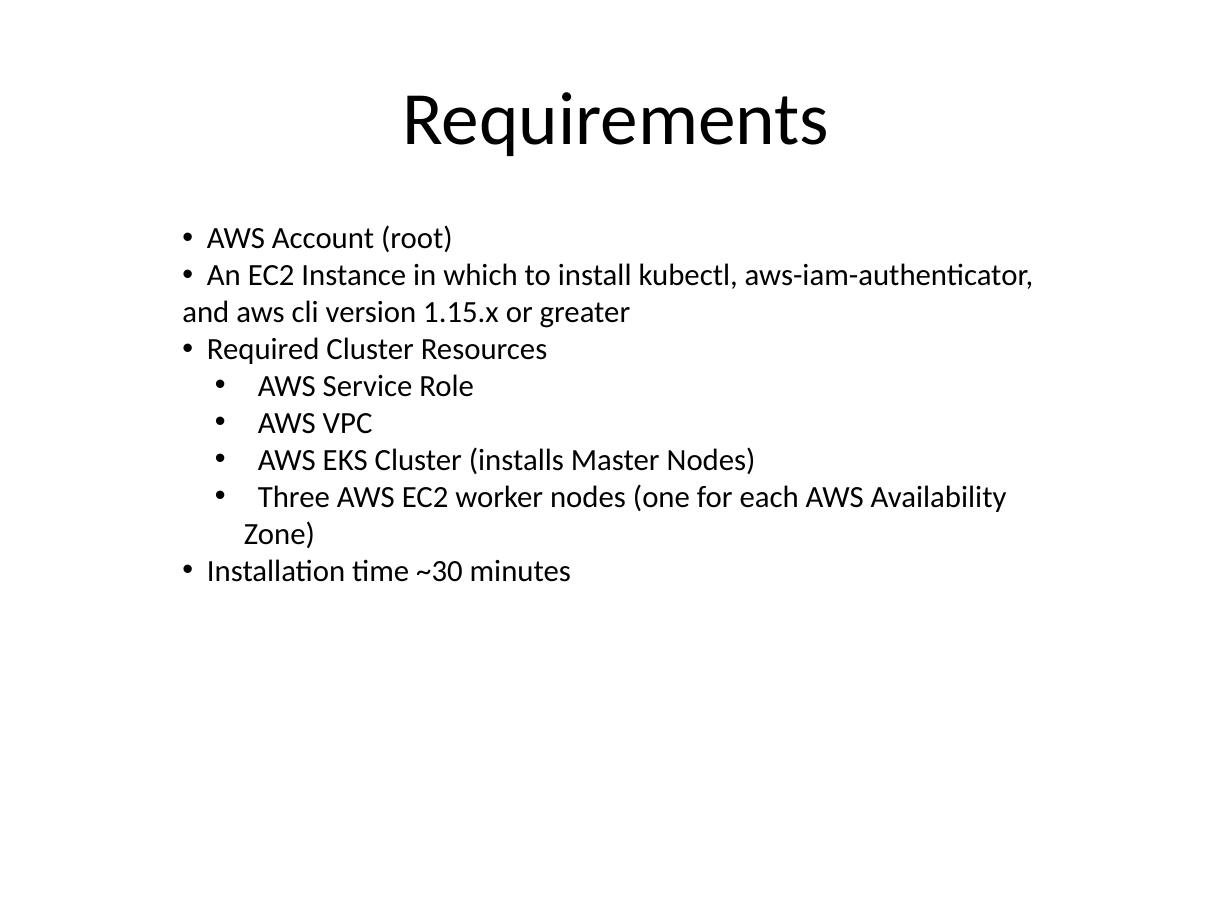
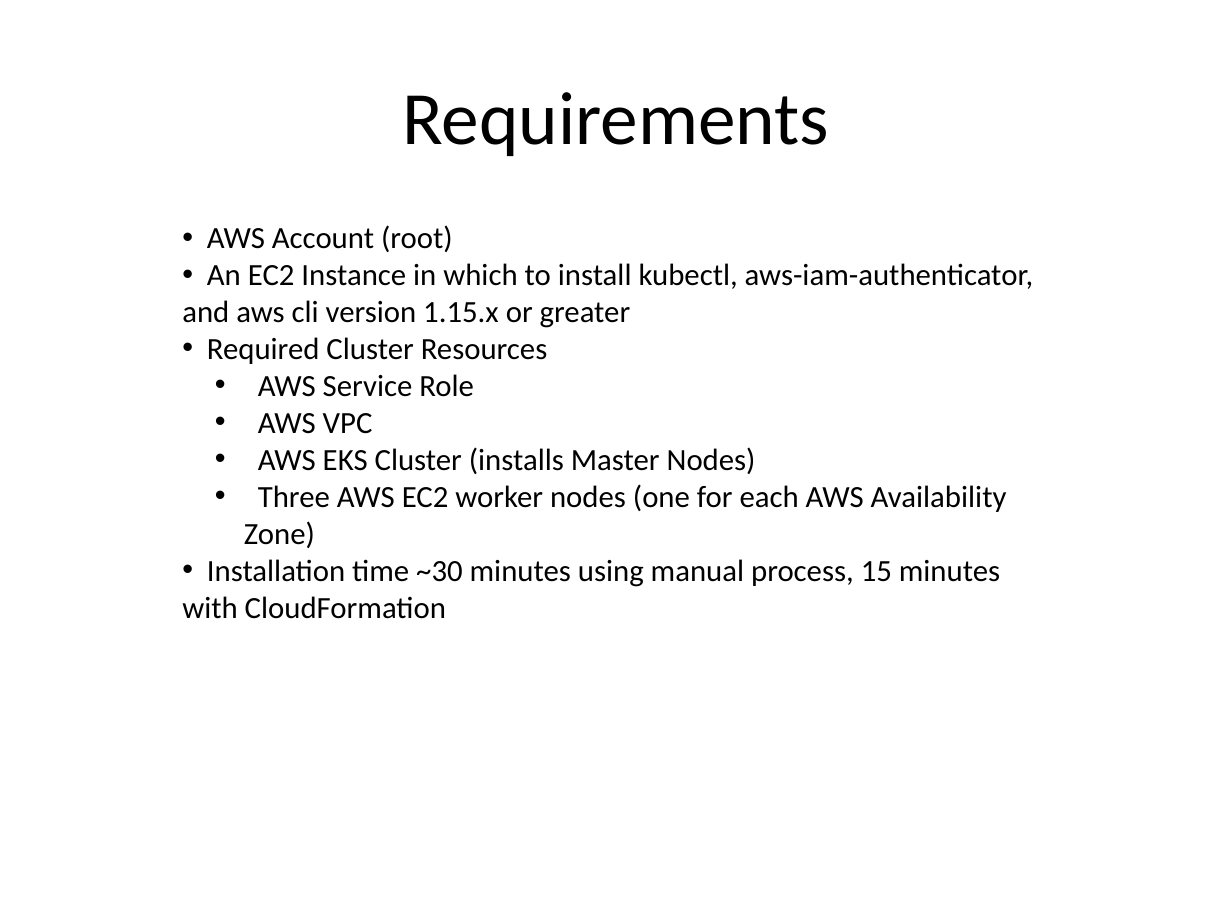
Before and after one commit to kskalvar/aws-eks-cluster-quickstart, a slide deck: slide 4 of slides/AWS-EKS-Cluster-Quickstart.pptx. Drawn at 1232x924 pixels with LibreOffice and Linux fonts; fonts in the diff are those of the drawing; background and template pictures are left out. Boxes give left, top, right and bottom in pixels: in the first picture for what was removed or moved away, otherwise in the second. Text is boxed around its words. In the diff, an @@ line names an element or a change of style, - is before the commit and + after.

```diff
--- a/slides/AWS-EKS-Cluster-Quickstart.pptx
+++ b/slides/AWS-EKS-Cluster-Quickstart.pptx
@@ text at [182, 559, 1000, 619]: text changed @@
-• Installation time ~30 minutes
+• Installation time ~30 minutes using manual process, 15 minutes with CloudFormation
```
Also in this commit, not shown: 3 other slides changed.
